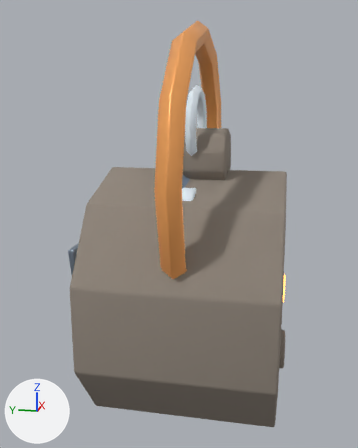
The Blender file assets-source/blender/buildings/furnace.blend as it was, and as the next commit left it.
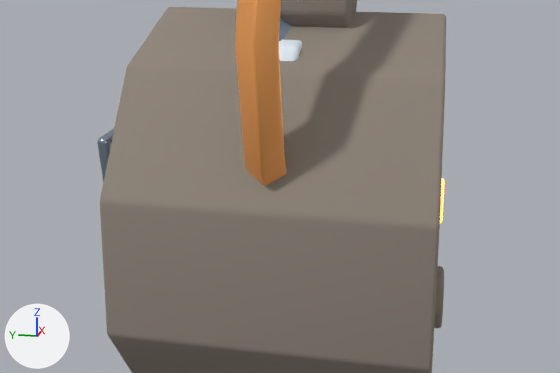
Each version appears first whole from a 50 mm camera at (-6.91, -1.13, 3.71) aimed at (0.0, 0.25, 1.98), and next in a close-up on the part from 2% to 100% of the width and 36% to 89% of the height. Every picture has the same lights, and +X, +Y and +Z are marked at lower left. The first two pictures are the older version.

The first close-up shows 'chimney', 'furnaceBody', 'furnaceCrown', 'furnaceFrontGuard', 'furnaceSnowLip', 'plinth' and 2 more.
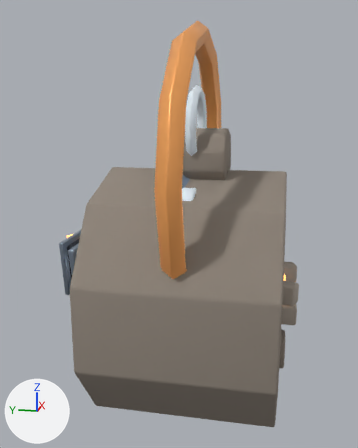
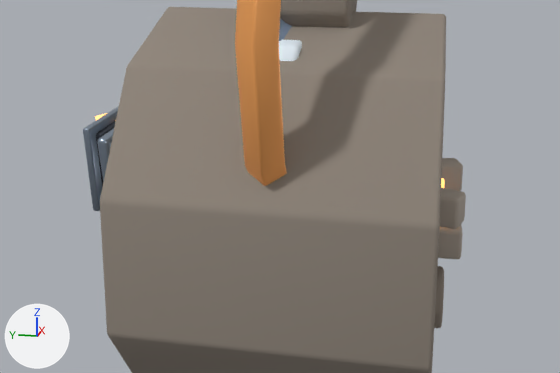
What differs and where, as boxes [x1, y1, x2, y2] in the close-ups (560 x 373 px):
'fireChamberRim', added: after [83, 106, 119, 211]
'masonry.1.9', added: after [440, 188, 466, 229]
'masonry.0.0', added: after [438, 225, 463, 259]
'masonry.1.0', added: after [442, 158, 463, 191]
'fireChamberInset', added (mostly hidden): after [96, 121, 116, 187]
'flameTongue.1', added (mostly hidden): after [95, 113, 116, 121]

What changed in the scene script:
```text
Add me_firechamberrimmesh:
    me_firechamberrimmesh.from_pydata([(-0.7, 1.8, -0.035), (0.7, 1.8, -0.035), (0.58, 0.98, -0.035), (-0.58, 0.98, -0.035), (-0.7, 1.8, 0.035), (0.7, 1.8, 0.035), (0.58, 0.98, 0.035), (-0.58, 0.98, 0.035)], [], [(3, 2, 1, 0), (4, 5, 6, 7), (0, 1, 5, 4), (1, 2, 6, 5), (2, 3, 7, 6), (3, 0, 4, 7)])
    me_firechamberrimmesh.polygons.foreach_set('use_smooth', [True] * 6)
    me_firechamberrimmesh.materials.append(mat_mat_furnace_metal)  # greyish blue #99a8b8
Add me_firechamberinsetmesh:
    me_firechamberinsetmesh.from_pydata([(-0.58, 1.72, -0.04), (0.58, 1.72, -0.04), (0.48, 1.08, -0.04), (-0.48, 1.08, -0.04), (-0.58, 1.72, 0.04), (0.58, 1.72, 0.04), (0.48, 1.08, 0.04), (-0.48, 1.08, 0.04)], [], [(3, 2, 1, 0), (4, 5, 6, 7), (0, 1, 5, 4), (1, 2, 6, 5), (2, 3, 7, 6), (3, 0, 4, 7)])
    me_firechamberinsetmesh.polygons.foreach_set('use_smooth', [True] * 6)
    me_firechamberinsetmesh.materials.append(mat_mat_furnace_dark)  # greyish blue #3f4550
Add ob_flametongue_1:
    ob_flametongue_1 = bpy.data.objects.new('flameTongue.1', me_cone_083)  # a 6-sided cut cone along z (radius 0.18 at the low end, 0.025 at the high end) spanning x -0.156..0.156, y -0.18..0.18, z -0.24..0.24; in mat_mat_furnace_glow (orange #ffad61, glowing orange #ffad61); modifiers BEVEL
    ob_flametongue_1.parent = ob_furnaceroot
    ob_flametongue_1.location = (0.0, 1.48, -1.84)
    ob_flametongue_1.rotation_euler = (1.571, 0.0, 0.0)  # degrees (90, 0, 0)
Add ob_masonry_1_9:
    ob_masonry_1_9 = bpy.data.objects.new('masonry.1.9', me_cube_652)  # a box spanning x -0.31..0.31, y -0.14..0.14, z -0.12..0.12; in mat_mat_furnace_stonelight (grey #ada397); modifiers BEVEL
    ob_masonry_1_9.parent = ob_furnaceroot
    ob_masonry_1_9.location = (-0.377, 1.2, 1.16)
    ob_masonry_1_9.rotation_euler = (0.0, 7.54, 0.0)  # degrees (0, 72, 0)
Add ob_masonry_1_0:
    ob_masonry_1_0 = bpy.data.objects.new('masonry.1.0', me_cube_652.copy())  # modifiers BEVEL
    ob_masonry_1_0.parent = ob_furnaceroot
    ob_masonry_1_0.location = (0.377, 1.2, 1.16)
    ob_masonry_1_0.rotation_euler = (0.0, 1.885, 0.0)  # degrees (0, 108, 0)
Add ob_masonry_0_0:
    ob_masonry_0_0 = bpy.data.objects.new('masonry.0.0', me_cube_652.copy())  # modifiers BEVEL
    ob_masonry_0_0.parent = ob_furnaceroot
    ob_masonry_0_0.location = (0.0, 0.72, 1.18)
    ob_masonry_0_0.rotation_euler = (0.0, 1.571, 0.0)  # degrees (0, 90, 0)
Add ob_firechamberrim:
    ob_firechamberrim = bpy.data.objects.new('fireChamberRim', me_firechamberrimmesh)  # modifiers BEVEL
    ob_firechamberrim.parent = ob_furnaceroot
    ob_firechamberrim.location = (0.0, 0.0, -1.79)
Add ob_firechamberinset:
    ob_firechamberinset = bpy.data.objects.new('fireChamberInset', me_firechamberinsetmesh)  # modifiers BEVEL
    ob_firechamberinset.parent = ob_furnaceroot
    ob_firechamberinset.location = (0.0, 0.0, -1.73)
```
